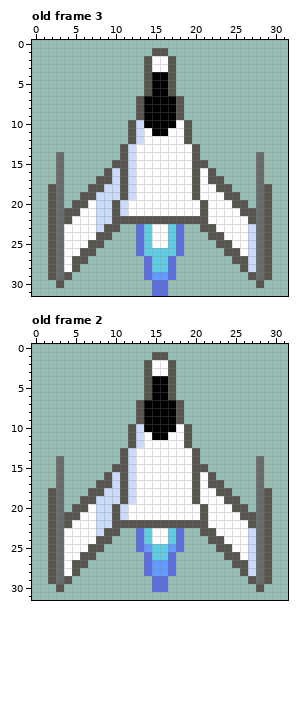
One commit to this pixel-art file: assets/player/PlayerShip.ase. This is how it looked before the edit.
32x32 pixels, 3 frames. Shown: old frame 3, old frame 2. The commit also changed other frames, which this record leaves out.
The result:
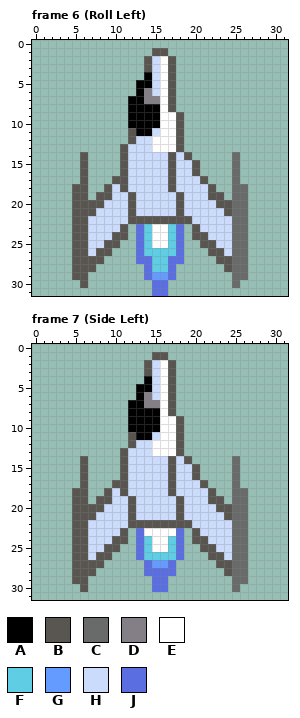
Palette (. is transparent): A #000000  B #595652  C #696a6a  D #847e87  E #ffffff  F #5fcde4  G #639bff  H #cbdbfc  J #5b6ee1
A new or re-ordered frame is compared with the old frame closest to it.
What changed:
frames 3 -> 15
Changed rows in their new state; - is an unchanged pixel.
Frame 6 (Roll Left) is new; against old frame 3:
first column x 2:
 2 -------------H--------------
 3 -------------H--------------
 4 ------------AHE-------------
 5 -----------AAHE-------------
 6 -----------ADHE-------------
 7 ----------AADDEB.-----------
 8 ----------AA--EB.-----------
 9 ----------AA--EE------------
10 ----------AA--EEB.----------
11 -----------AAHE-B.----------
12 ------------H---B.----------
13 -----------HH---B..---------
14 -.--B------HHHHBHB.----C--.-
15 -.--B---.--HHHHBHH-.---C--.-
16 -.--B--..--HHHHBHH-..--C--.-
17 -.--B-..B--HHHHBHHHB..-C--.-
18 ..-BB..B---HHHHBHHHHB..CC-..
19 ..-B-.BB-HBHHHHHBHHHBB.CC-..
20 ..---BB-H-BHHHHHBHHHHBBCC-..
21 ...-BB--H-BHHHHHBHHHHHBCC...
22 ...BBH--HH--------HHHHHCC...
23 ...BBH-HHB--------BHHHHCC...
24 ...BBHHHBB--------BBHHHCC...
25 ...BBHHBB----------BBHHCC...
26 ...B-HBB------------BBHCC...
27 ...--BB----J----J----BBCC...
28 ...-BB----------------BCC...
29 ...BB------------------CC...
30 -.--B------------------C--.-
Frame 7 (Side Left) is new; against old frame 2:
first column x 2:
 2 -------------H--------------
 3 -------------H--------------
 4 ------------AHE-------------
 5 -----------AAHE-------------
 6 -----------ADHE-------------
 7 ----------AADDEB.-----------
 8 ----------AA--EB.-----------
 9 ----------AA--EE------------
10 ----------AA--EEB.----------
11 -----------AAHE-B.----------
12 ------------H---B.----------
13 -----------HH---B..---------
14 -.--B------HHHHBHB.----C--.-
15 -.--B---.--HHHHBHH-.---C--.-
16 -.--B--..--HHHHBHH-..--C--.-
17 -.--B-..B--HHHHBHHHB..-C--.-
18 ..-BB..B---HHHHBHHHHB..CC-..
19 ..-B-.BB-HBHHHHHBHHHBB.CC-..
20 ..---BB-H-BHHHHHBHHHHBBCC-..
21 ...-BB--H-BHHHHHBHHHHHBCC...
22 ...BBH--HH--------HHHHHCC...
23 ...BBH-HHB--E--E--BHHHHCC...
24 ...BBHHHBB--------BBHHHCC...
25 ...BBHHBB---FEEF---BBHHCC...
26 ...B-HBB---JF--FJ---BBHCC...
27 ...--BB--------------BBCC...
28 ...-BB-------JJ-------BCC...
29 ...BB------------------CC...
30 -.--B------------------C--.-
Where, in picture pixels (left, top, right, bottom), the same in both pictures:
changed: (48, 56, 272, 288)
changed: (48, 360, 272, 592)
